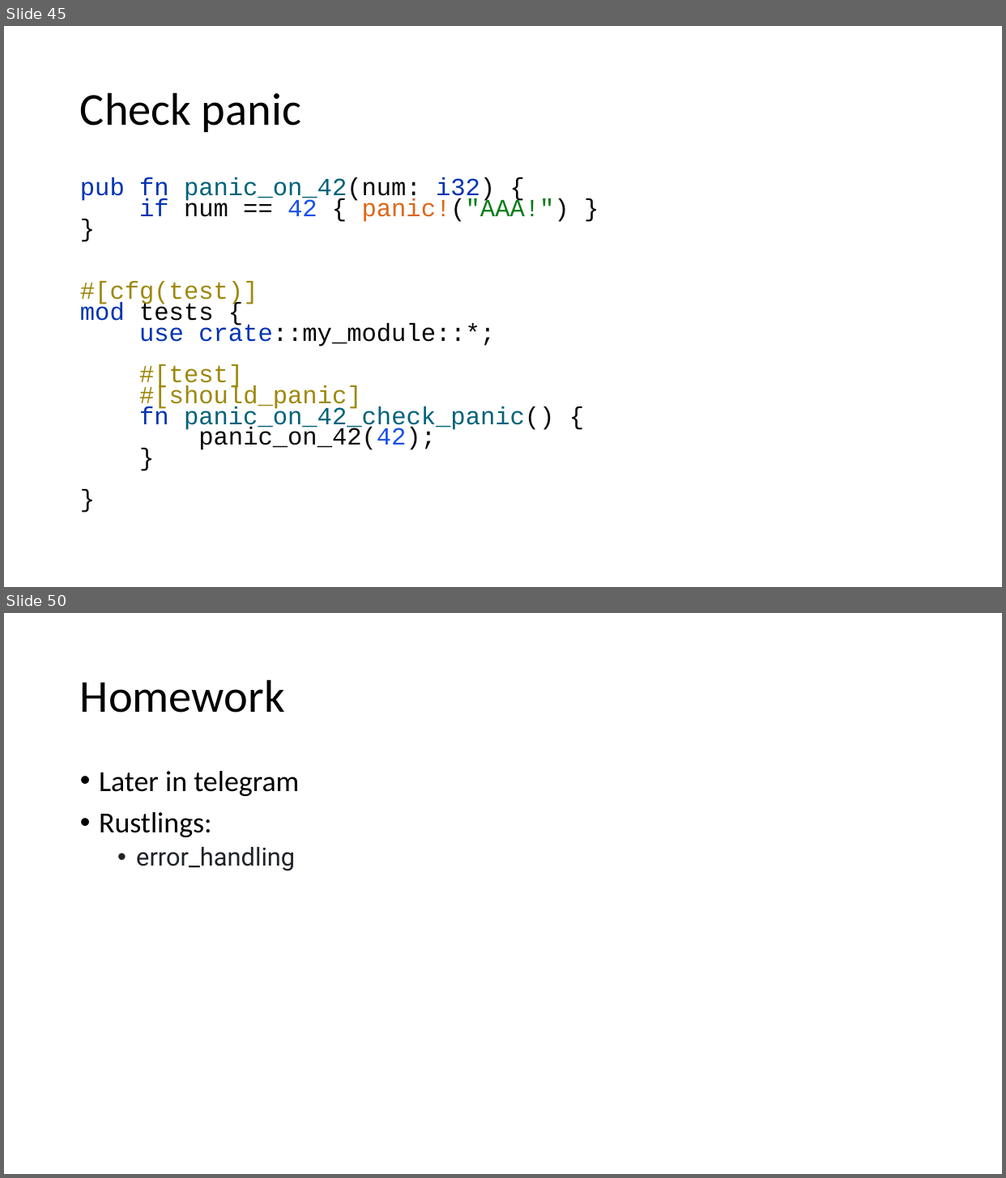
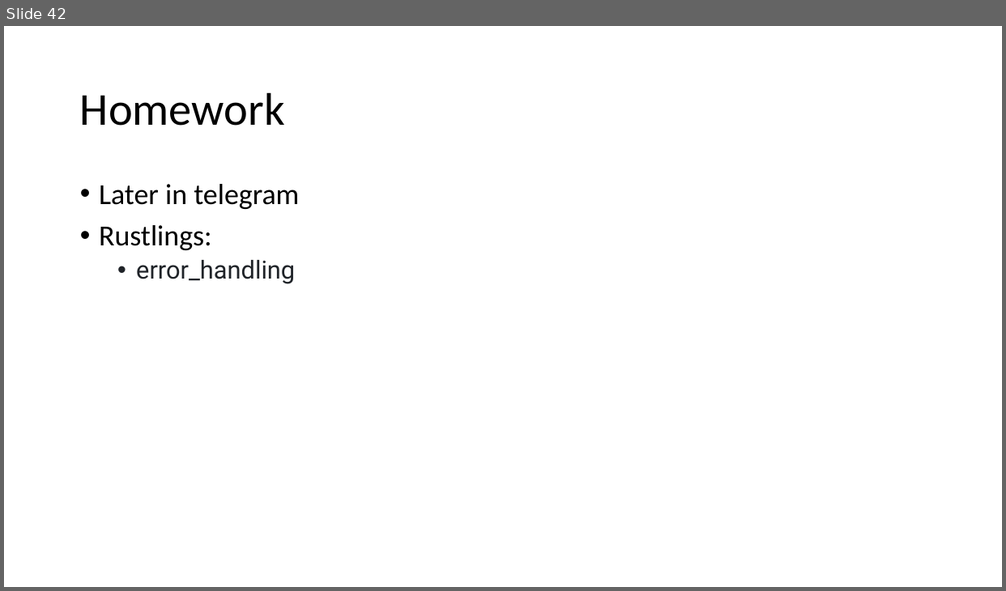
Before and after one commit to kugushev/course-rust-basics, a slide deck: src/10-Advanced/10-Advanced.pptx. Shown one above the other, each under a label of ours: slides 45 and 50 before the commit, slide 42 after it; the slides between them are not shown. The pictures are 1006x1178 and 1006x591 pixels, drawn with LibreOffice and Linux fonts; fonts in the diff are those of the drawing. Boxes give left, top, right and bottom in pixels: in the first picture for what was removed or moved away, otherwise in the second. Text is boxed around its words. In the diff, an @@ line names an element or a change of style, - is before the commit and + after.

```diff
--- a/src/10-Advanced/10-Advanced.pptx
+++ b/src/10-Advanced/10-Advanced.pptx
@@ slide 45 removed at [4, 26, 1002, 587], background #FFFFFF @@
@@ title removed at [80, 92, 301, 132] @@
-Check panic
@@ text removed at [80, 177, 569, 450] @@
-pub fn panic_on_42(num: i32) {
-if num == 42 { panic!("AAA!") }
-}
-#[cfg(test)]
-mod tests {
-use crate::my_module::*;
-#[test]
-#[should_panic]
-fn panic_on_42_check_panic() {
-panic_on_42(42);
-}
-}
@@ what was slide 50 is now slide 42 @@
```
Also in this commit, not shown: 7 other slides removed, 2 other files.
